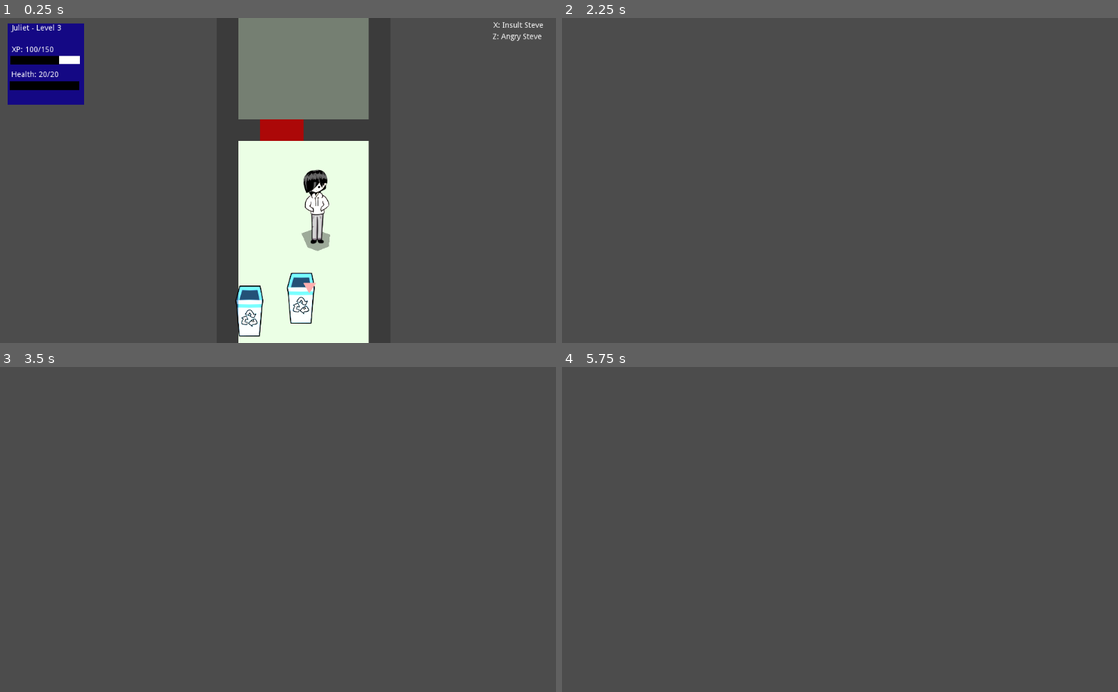
Above: before the commit, frames 1-4 (two rows, left to right).
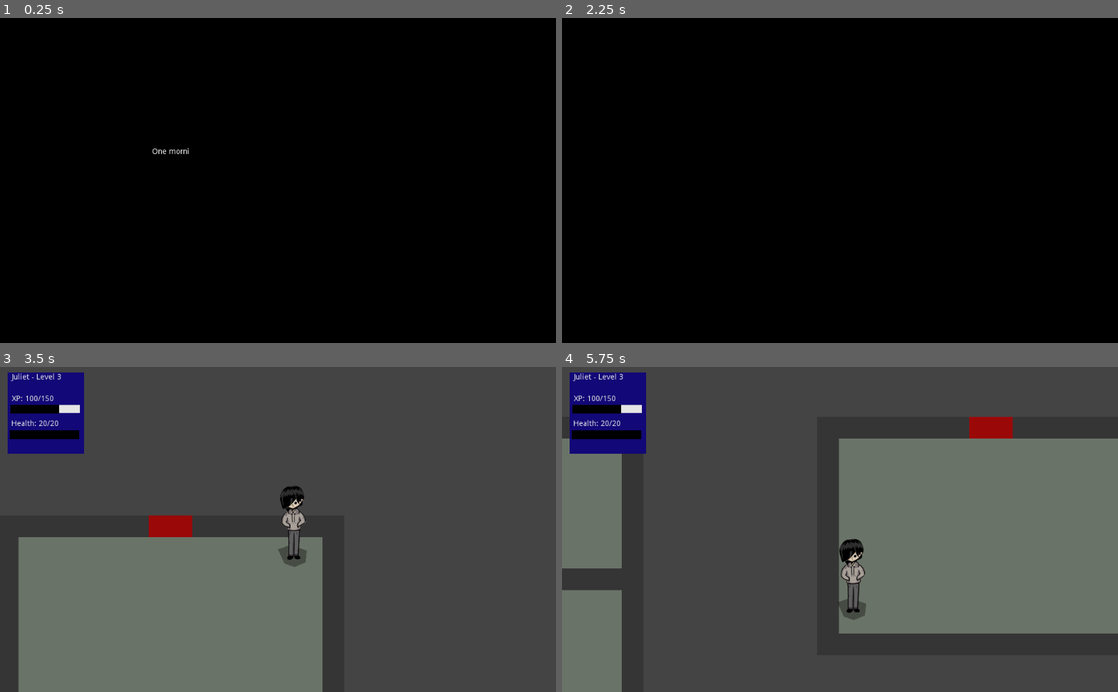
Above: after the commit, the same moments.

Repository: johnfn/ld49
Game: Godot game, scene res://Main.tscn
The game is run twice, just before and just after one commit, with the same random seed, the same clock (stepped at 60 frames per second) and the same inputs.
Inputs:
- Up to frame 1 (0.25 s): no input
- Up to frame 2 (2.25 s): hold Right (ui_right) 0.53-1.28 s; tap Z (action) at 0.6, 1.25, 1.35, 2 s; hold Down (ui_down) 1.28-2.03 s; hold Right (ui_right) from 2.03 s (still down); tap X (angry) at 2.1 s
- Up to frame 3 (3.5 s): tap Z (action) at 2.3, 2.85 s; release Right (ui_right) at 2.78 s; hold Up (ui_up) from 2.78 s (still down)
- Up to frame 4 (5.75 s): release Up (ui_up) at 3.53 s; hold Left (ui_left) 3.53-5.03 s; tap Z (action) at 3.6, 4.55, 5.1 s; tap X (angry) at 4.35 s; hold Down (ui_down) from 5.03 s (still down)

The runs differ from the first frame. In frame 1, 99% of the frame differs, in the area x 0-100%, y 0-100%; in frame 2, 100%; in frame 3, 30%; in frame 4, 41%.
Error before the commit: Parse Error: The identifier "BattleScene" isn't declared in the current scope. (res://BattleEntity.gd:14)
Error after the commit: Invalid get index 'enemy_type' (on base: 'StaticBody2D (Door.gd)'). (res://Player.gd:48)

Commit message:
Add cinematic stuff

Diff:
--- /dev/null
+++ b/CinematicTrigger.gd
@@ -0,0 +1,8 @@
+extends Area2D
+
+signal on_trigger
+
+func _on_CinematicTrigger_body_entered(body):
+  if body == G.player():
+    emit_signal("on_trigger")
+    queue_free()
--- /dev/null
+++ b/CinematicTrigger.tscn
@@ -0,0 +1,15 @@
+[gd_scene load_steps=3 format=2]
+
+[ext_resource path="res://CinematicTrigger.gd" type="Script" id=1]
+
+[sub_resource type="RectangleShape2D" id=1]
+extents = Vector2( 240, 160 )
+
+[node name="CinematicTrigger" type="Area2D"]
+position = Vector2( 320, -40 )
+script = ExtResource( 1 )
+
+[node name="CollisionShape2D" type="CollisionShape2D" parent="."]
+shape = SubResource( 1 )
+
+[connection signal="body_entered" from="." to="." method="_on_CinematicTrigger_body_entered"]
--- /dev/null
+++ b/Cinematics.gd
@@ -0,0 +1,85 @@
+extends CanvasLayer
+
+onready var screen_fade = $ScreenFade
+onready var overlay_text: Label = $OverlayText
+onready var press_z_to_continue: Label = $PressZToContinue
+onready var animation_player = $AnimationPlayer
+
+func start_cinematic():
+  get_tree().paused = true
+  G.pause_mode = G.PauseMode.Cinematic
+
+func insta_go_to_black():
+  screen_fade.visible = true
+
+func fade_from_black_timed():
+  screen_fade.visible = true
+
+  for x in range(30, 0, -1):
+    screen_fade.modulate = Color(1, 1, 1, x / 10.0)
+    yield(get_tree(), "idle_frame")
+
+func show_press_z_to_continue():
+  press_z_to_continue.visible = true
+
+  for x in range(10):
+    press_z_to_continue.modulate = Color(1, 1, 1, x / 10.0)
+    yield(get_tree(), "idle_frame")
+
+  press_z_to_continue.modulate = Color(1, 1, 1, 1)
+
+  animation_player.play("PressXToContinue")
+
+  while true:
+    yield(get_tree(), "idle_frame")
+
+    if Input.is_action_just_pressed("action"):
+      break
+
+  yield(get_tree(), "idle_frame")
+  hide_press_z_to_continue()
+
+func hide_press_z_to_continue():
+  press_z_to_continue.visible = false
+
+func write_overlay_text(text: String):
+  hide_press_z_to_continue()
+
+  overlay_text.text = text
+  overlay_text.percent_visible = 0.0
+
+  while overlay_text.percent_visible < 1.0:
+    overlay_text.visible_characters += 1
+
+    yield(get_tree(), "idle_frame")
+
+    if Input.is_action_just_pressed("action"):
+      break
+
+    yield(get_tree(), "idle_frame")
+
+    if Input.is_action_just_pressed("action"):
+      break
+
+  overlay_text.percent_visible = 1.0
+
+  yield(get_tree(), "idle_frame")
+
+  yield(show_press_z_to_continue(), "completed")
+
+  overlay_text.percent_visible = 0
+
+
+func _on_CinematicTrigger_on_trigger():
+  start_cinematic()
+  insta_go_to_black()
+  yield(write_overlay_text("One morning, Timmy arrived at Coolville High School to find that everyone was being a total d**k."), "completed")
+  yield(write_overlay_text("Unfortunately, Timmy is part of everyone."), "completed")
+  fade_from_black_timed()
+  # snap_camera()
+
+  G.dialog().start(["DIE!!!!"])
+
+func _process(delta):
+  if G.pause_mode != G.PauseMode.Cinematic:
+    return
--- /dev/null
+++ b/Cinematics.tscn
@@ -0,0 +1,55 @@
+[gd_scene load_steps=3 format=2]
+
+[ext_resource path="res://Cinematics.gd" type="Script" id=1]
+
+[sub_resource type="Animation" id=1]
+resource_name = "PressXToContinue"
+loop = true
+tracks/0/type = "value"
+tracks/0/path = NodePath("PressZToContinue:modulate")
+tracks/0/interp = 1
+tracks/0/loop_wrap = true
+tracks/0/imported = false
+tracks/0/enabled = true
+tracks/0/keys = {
+"times": PoolRealArray( 0, 0.5, 1 ),
+"transitions": PoolRealArray( 1, 1, 1 ),
+"update": 0,
+"values": [ Color( 1, 1, 1, 1 ), Color( 0.447059, 0.447059, 0.447059, 1 ), Color( 1, 1, 1, 1 ) ]
+}
+
+[node name="Cinematics" type="CanvasLayer"]
+pause_mode = 2
+script = ExtResource( 1 )
+
+[node name="ScreenFade" type="ColorRect" parent="."]
+margin_right = 1040.0
+margin_bottom = 600.0
+color = Color( 0, 0, 0, 1 )
+__meta__ = {
+"_edit_use_anchors_": false
+}
+
+[node name="OverlayText" type="Label" parent="."]
+margin_left = 280.0
+margin_top = 240.0
+margin_right = 800.0
+margin_bottom = 254.0
+text = "Blah blah overlay text here"
+__meta__ = {
+"_edit_use_anchors_": false
+}
+
+[node name="PressZToContinue" type="Label" parent="."]
+margin_left = 280.0
+margin_top = 400.0
+margin_right = 800.0
+margin_bottom = 414.0
+custom_colors/font_color = Color( 0.862745, 0.862745, 0.862745, 1 )
+text = "Press Z to continue"
+__meta__ = {
+"_edit_use_anchors_": false
+}
+
+[node name="AnimationPlayer" type="AnimationPlayer" parent="."]
+anims/PressXToContinue = SubResource( 1 )
--- a/Dialog.gd
+++ b/Dialog.gd
@@ -42,10 +42,19 @@
       if tick % 2 == 0:
         dialog_text.visible_characters += 1
 
-func start(dialog_name: String):
+func start(dialog_name_or_contents):
+  # this stops is_action_just_pressed from being true
+  # and instantly advancing dialog
+  yield(get_tree(), "idle_frame")
+  get_tree().paused = true
+  G.pause_mode = G.PauseMode.Dialog
   visible = true
   tick = 0
-  next_dialogs = Dialogs.get_dialog(dialog_name)
+
+  if typeof(dialog_name_or_contents) == TYPE_STRING:
+    next_dialogs = Dialogs.get_dialog(dialog_name_or_contents)
+  else:
+    next_dialogs = dialog_name_or_contents
 
   get_next_dialog()
 
--- /dev/null
+++ b/FirstClassroom.tscn
@@ -0,0 +1,242 @@
+[gd_scene load_steps=3 format=2]
+
+[ext_resource path="res://Wall.tscn" type="PackedScene" id=1]
+[ext_resource path="res://Door.tscn" type="PackedScene" id=2]
+
+[node name="Hallway2" type="Node2D"]
+position = Vector2( 640, 4.76837e-06 )
+
+[node name="Background" type="ColorRect" parent="."]
+margin_top = -280.0
+margin_right = 600.0
+margin_bottom = 140.0
+color = Color( 0.462745, 0.501961, 0.45098, 1 )
+__meta__ = {
+"_edit_use_anchors_": false
+}
+
+[node name="Door" parent="." instance=ExtResource( 2 )]
+position = Vector2( 320, -280 )
+
+[node name="Walls" type="Node2D" parent="."]
+
+[node name="StaticBody2D" parent="Walls" instance=ExtResource( 1 )]
+
+[node name="StaticBody2D2" parent="Walls" instance=ExtResource( 1 )]
+position = Vector2( 0, 40 )
+
+[node name="StaticBody2D3" parent="Walls" instance=ExtResource( 1 )]
+position = Vector2( 0, 80 )
+
+[node name="StaticBody2D4" parent="Walls" instance=ExtResource( 1 )]
+position = Vector2( 0, 120 )
+
+[node name="StaticBody2D13" parent="Walls" instance=ExtResource( 1 )]
+position = Vector2( 600, -3.05176e-05 )
+
+[node name="StaticBody2D14" parent="Walls" instance=ExtResource( 1 )]
+position = Vector2( 600, 40 )
+
+[node name="StaticBody2D15" parent="Walls" instance=ExtResource( 1 )]
+position = Vector2( 600, 80 )
+
+[node name="StaticBody2D16" parent="Walls" instance=ExtResource( 1 )]
+position = Vector2( 600, 120 )
+
+[node name="StaticBody2D52" parent="Walls" instance=ExtResource( 1 )]
+position = Vector2( 600, -120 )
+
+[node name="StaticBody2D53" parent="Walls" instance=ExtResource( 1 )]
+position = Vector2( 600, -80 )
+
+[node name="StaticBody2D55" parent="Walls" instance=ExtResource( 1 )]
+position = Vector2( 600, -40 )
+
+[node name="StaticBody2D56" parent="Walls" instance=ExtResource( 1 )]
+position = Vector2( 600, -280 )
+
+[node name="StaticBody2D60" parent="Walls" instance=ExtResource( 1 )]
+position = Vector2( 240, -280 )
+
+[node name="StaticBody2D61" parent="Walls" instance=ExtResource( 1 )]
+position = Vector2( 160, -280 )
+
+[node name="StaticBody2D62" parent="Walls" instance=ExtResource( 1 )]
+position = Vector2( 200, -280 )
+
+[node name="StaticBody2D63" parent="Walls" instance=ExtResource( 1 )]
+position = Vector2( 120, -280 )
+
+[node name="StaticBody2D64" parent="Walls" instance=ExtResource( 1 )]
+position = Vector2( 80, -280 )
+
+[node name="StaticBody2D65" parent="Walls" instance=ExtResource( 1 )]
+position = Vector2( 40, -280 )
+
+[node name="StaticBody2D73" parent="Walls" instance=ExtResource( 1 )]
+position = Vector2( 240, -280 )
+
+[node name="StaticBody2D74" parent="Walls" instance=ExtResource( 1 )]
+position = Vector2( 160, -280 )
+
+[node name="StaticBody2D75" parent="Walls" instance=ExtResource( 1 )]
+position = Vector2( 200, -280 )
+
+[node name="StaticBody2D76" parent="Walls" instance=ExtResource( 1 )]
+position = Vector2( 120, -280 )
+
+[node name="StaticBody2D77" parent="Walls" instance=ExtResource( 1 )]
+position = Vector2( 80, -280 )
+
+[node name="StaticBody2D78" parent="Walls" instance=ExtResource( 1 )]
+position = Vector2( 40, -280 )
+
+[node name="StaticBody2D79" parent="Walls" instance=ExtResource( 1 )]
+position = Vector2( 480, -280 )
+
+[node name="StaticBody2D80" parent="Walls" instance=ExtResource( 1 )]
+position = Vector2( 400, -280 )
+
+[node name="StaticBody2D81" parent="Walls" instance=ExtResource( 1 )]
+position = Vector2( 440, -280 )
+
+[node name="StaticBody2D82" parent="Walls" instance=ExtResource( 1 )]
+position = Vector2( 360, -280 )
+
+[node name="StaticBody2D85" parent="Walls" instance=ExtResource( 1 )]
+position = Vector2( 480, -280 )
+
+[node name="StaticBody2D86" parent="Walls" instance=ExtResource( 1 )]
+position = Vector2( 400, -280 )
+
+[node name="StaticBody2D87" parent="Walls" instance=ExtResource( 1 )]
+position = Vector2( 440, -280 )
+
+[node name="StaticBody2D91" parent="Walls" instance=ExtResource( 1 )]
+position = Vector2( 560, -280 )
+
+[node name="StaticBody2D92" parent="Walls" instance=ExtResource( 1 )]
+position = Vector2( 520, -280 )
+
+[node name="StaticBody2D93" parent="Walls" instance=ExtResource( 1 )]
+position = Vector2( 560, -280 )
+
+[node name="StaticBody2D94" parent="Walls" instance=ExtResource( 1 )]
+position = Vector2( 520, -280 )
+
+[node name="StaticBody2D88" parent="Walls" instance=ExtResource( 1 )]
+position = Vector2( 360, -280 )
+
+[node name="StaticBody2D95" parent="Walls" instance=ExtResource( 1 )]
+position = Vector2( 240, 120 )
+
+[node name="StaticBody2D96" parent="Walls" instance=ExtResource( 1 )]
+position = Vector2( 160, 120 )
+
+[node name="StaticBody2D97" parent="Walls" instance=ExtResource( 1 )]
+position = Vector2( 200, 120 )
+
+[node name="StaticBody2D98" parent="Walls" instance=ExtResource( 1 )]
+position = Vector2( 120, 120 )
+
+[node name="StaticBody2D99" parent="Walls" instance=ExtResource( 1 )]
+position = Vector2( 80, 120 )
+
+[node name="StaticBody2D100" parent="Walls" instance=ExtResource( 1 )]
+position = Vector2( 40, 120 )
+
+[node name="StaticBody2D101" parent="Walls" instance=ExtResource( 1 )]
+position = Vector2( 240, 120 )
+
+[node name="StaticBody2D102" parent="Walls" instance=ExtResource( 1 )]
+position = Vector2( 160, 120 )
+
+[node name="StaticBody2D103" parent="Walls" instance=ExtResource( 1 )]
+position = Vector2( 200, 120 )
+
+[node name="StaticBody2D104" parent="Walls" instance=ExtResource( 1 )]
+position = Vector2( 120, 120 )
+
+[node name="StaticBody2D105" parent="Walls" instance=ExtResource( 1 )]
+position = Vector2( 80, 120 )
+
+[node name="StaticBody2D106" parent="Walls" instance=ExtResource( 1 )]
+position = Vector2( 40, 120 )
+
+[node name="StaticBody2D107" parent="Walls" instance=ExtResource( 1 )]
+position = Vector2( 480, 120 )
+
+[node name="StaticBody2D108" parent="Walls" instance=ExtResource( 1 )]
+position = Vector2( 400, 120 )
+
+[node name="StaticBody2D109" parent="Walls" instance=ExtResource( 1 )]
+position = Vector2( 440, 120 )
+
+[node name="StaticBody2D110" parent="Walls" instance=ExtResource( 1 )]
+position = Vector2( 360, 120 )
+
+[node name="StaticBody2D111" parent="Walls" instance=ExtResource( 1 )]
+position = Vector2( 320, 120 )
+
+[node name="StaticBody2D112" parent="Walls" instance=ExtResource( 1 )]
+position = Vector2( 280, 120 )
+
+[node name="StaticBody2D113" parent="Walls" instance=ExtResource( 1 )]
+position = Vector2( 480, 120 )
+
+[node name="StaticBody2D114" parent="Walls" instance=ExtResource( 1 )]
+position = Vector2( 400, 120 )
+
+[node name="StaticBody2D115" parent="Walls" instance=ExtResource( 1 )]
+position = Vector2( 440, 120 )
+
+[node name="StaticBody2D116" parent="Walls" instance=ExtResource( 1 )]
+position = Vector2( 560, 120 )
+
+[node name="StaticBody2D117" parent="Walls" instance=ExtResource( 1 )]
+position = Vector2( 520, 120 )
+
+[node name="StaticBody2D118" parent="Walls" instance=ExtResource( 1 )]
+position = Vector2( 560, 120 )
+
+[node name="StaticBody2D119" parent="Walls" instance=ExtResource( 1 )]
+position = Vector2( 520, 120 )
+
+[node name="StaticBody2D120" parent="Walls" instance=ExtResource( 1 )]
+position = Vector2( 360, 120 )
+
+[node name="StaticBody2D121" parent="Walls" instance=ExtResource( 1 )]
+position = Vector2( 320, 120 )
+
+[node name="StaticBody2D122" parent="Walls" instance=ExtResource( 1 )]
+position = Vector2( 280, 120 )
+
+[node name="StaticBody2D66" parent="Walls" instance=ExtResource( 1 )]
+position = Vector2( 0, -280 )
+
+[node name="StaticBody2D57" parent="Walls" instance=ExtResource( 1 )]
+position = Vector2( 600, -240 )
+
+[node name="StaticBody2D58" parent="Walls" instance=ExtResource( 1 )]
+position = Vector2( 600, -200 )
+
+[node name="StaticBody2D59" parent="Walls" instance=ExtResource( 1 )]
+position = Vector2( 600, -160 )
+
+[node name="StaticBody2D67" parent="Walls" instance=ExtResource( 1 )]
+position = Vector2( 0, -120 )
+
+[node name="StaticBody2D68" parent="Walls" instance=ExtResource( 1 )]
+position = Vector2( 0, -80 )
+
+[node name="StaticBody2D69" parent="Walls" instance=ExtResource( 1 )]
+position = Vector2( 0, -40 )
+
+[node name="StaticBody2D70" parent="Walls" instance=ExtResource( 1 )]
+position = Vector2( 0, -240 )
+
+[node name="StaticBody2D71" parent="Walls" instance=ExtResource( 1 )]
+position = Vector2( 0, -200 )
+
+[node name="StaticBody2D72" parent="Walls" instance=ExtResource( 1 )]
+position = Vector2( 0, -160 )
--- a/Globals.gd
+++ b/Globals.gd
@@ -2,7 +2,8 @@
 
 enum PauseMode {
   None = 0,
-  Dialog = 1
+  Dialog = 1,
+  Cinematic = 2,
 }
 
 func inventory():
--- a/Main.tscn
+++ b/Main.tscn
@@ -1,14 +1,21 @@
-[gd_scene load_steps=6 format=2]
+[gd_scene load_steps=9 format=2]
 
 [ext_resource path="res://Player.tscn" type="PackedScene" id=1]
 [ext_resource path="res://Hallway.tscn" type="PackedScene" id=2]
 [ext_resource path="res://Camera.gd" type="Script" id=3]
 [ext_resource path="res://Npc.tscn" type="PackedScene" id=4]
 [ext_resource path="res://Hud.tscn" type="PackedScene" id=5]
+[ext_resource path="res://FirstClassroom.tscn" type="PackedScene" id=6]
+[ext_resource path="res://CinematicTrigger.tscn" type="PackedScene" id=7]
+[ext_resource path="res://Cinematics.tscn" type="PackedScene" id=8]
 
 [node name="Main" type="Node2D"]
 
 [node name="Hallway" parent="." instance=ExtResource( 2 )]
+
+[node name="FirstClassroom" parent="." instance=ExtResource( 6 )]
+
+[node name="CinematicTrigger" parent="FirstClassroom" instance=ExtResource( 7 )]
 
 [node name="MainCamera" type="Camera2D" parent="."]
 current = true
@@ -25,10 +32,14 @@
 
 [node name="Hud" parent="." instance=ExtResource( 5 )]
 
+[node name="Cinematics" parent="." instance=ExtResource( 8 )]
+
 [node name="Wastebin" parent="." instance=ExtResource( 4 )]
 position = Vector2( 40, 720 )
 dialog = "wastebin_dialog"
 interaction_name = "Wastebin"
 
 [node name="Player" parent="." instance=ExtResource( 1 )]
-position = Vector2( 160, 160 )
+position = Vector2( 975.378, -120 )
+
+[connection signal="on_trigger" from="FirstClassroom/CinematicTrigger" to="Cinematics" method="_on_CinematicTrigger_on_trigger"]
--- a/Npc.gd
+++ b/Npc.gd
@@ -6,10 +6,4 @@
 export(G.ENEMIES) var enemy_type = G.ENEMIES.Steve
 
 func interact():
-  # this stops is_action_just_pressed from being true
-  # and instantly advancing dialog
-  yield(get_tree(), "idle_frame")
-
-  get_tree().paused = true
-  G.pause_mode = G.PauseMode.Dialog
   G.dialog().start(dialog)
--- a/Player.tscn
+++ b/Player.tscn
@@ -33,6 +33,7 @@
 texture = ExtResource( 2 )
 
 [node name="Light2D" type="Light2D" parent="."]
+visible = false
 position = Vector2( 10.7175, 65.4898 )
 scale = Vector2( 5.76589, 5.76589 )
 texture = ExtResource( 3 )
